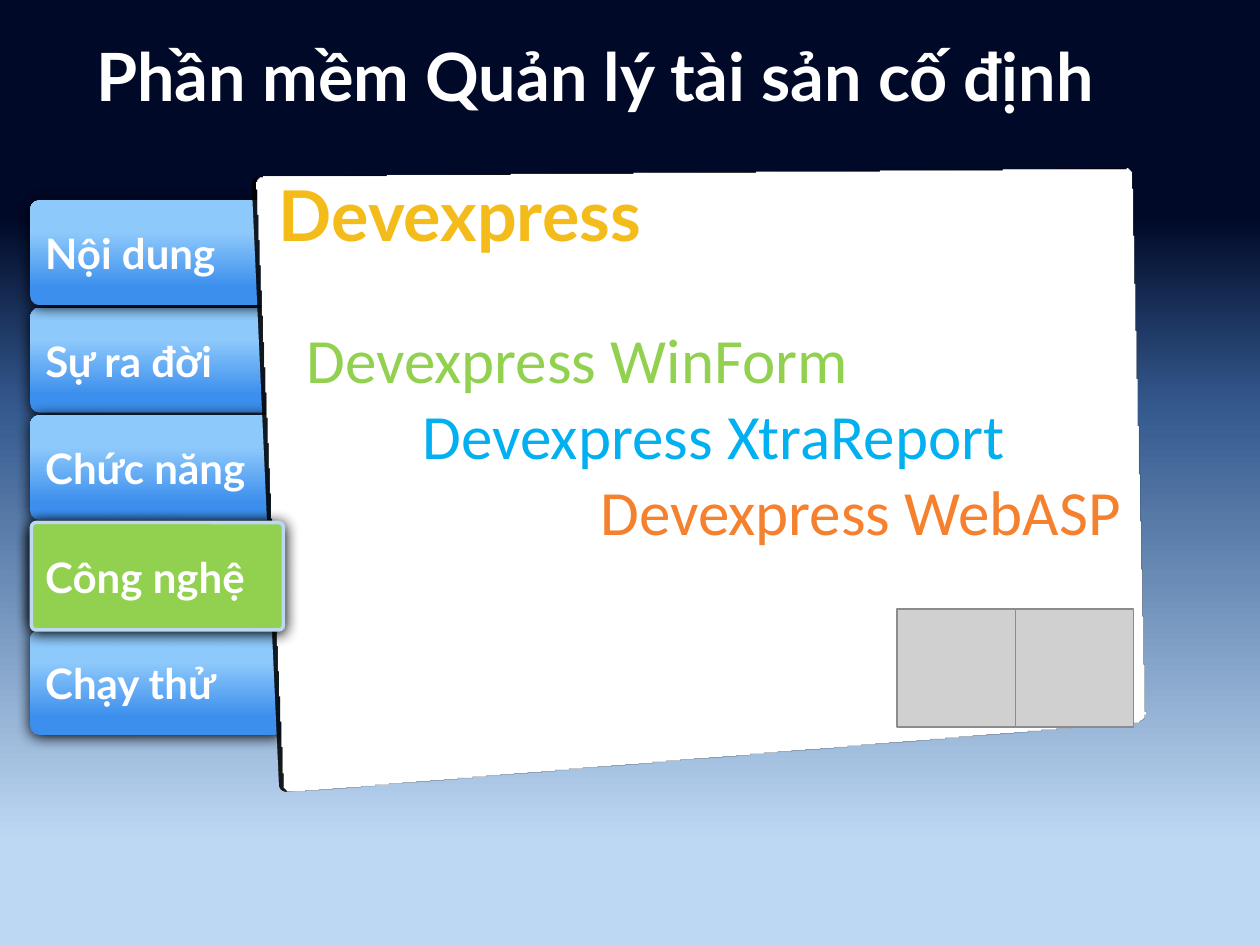
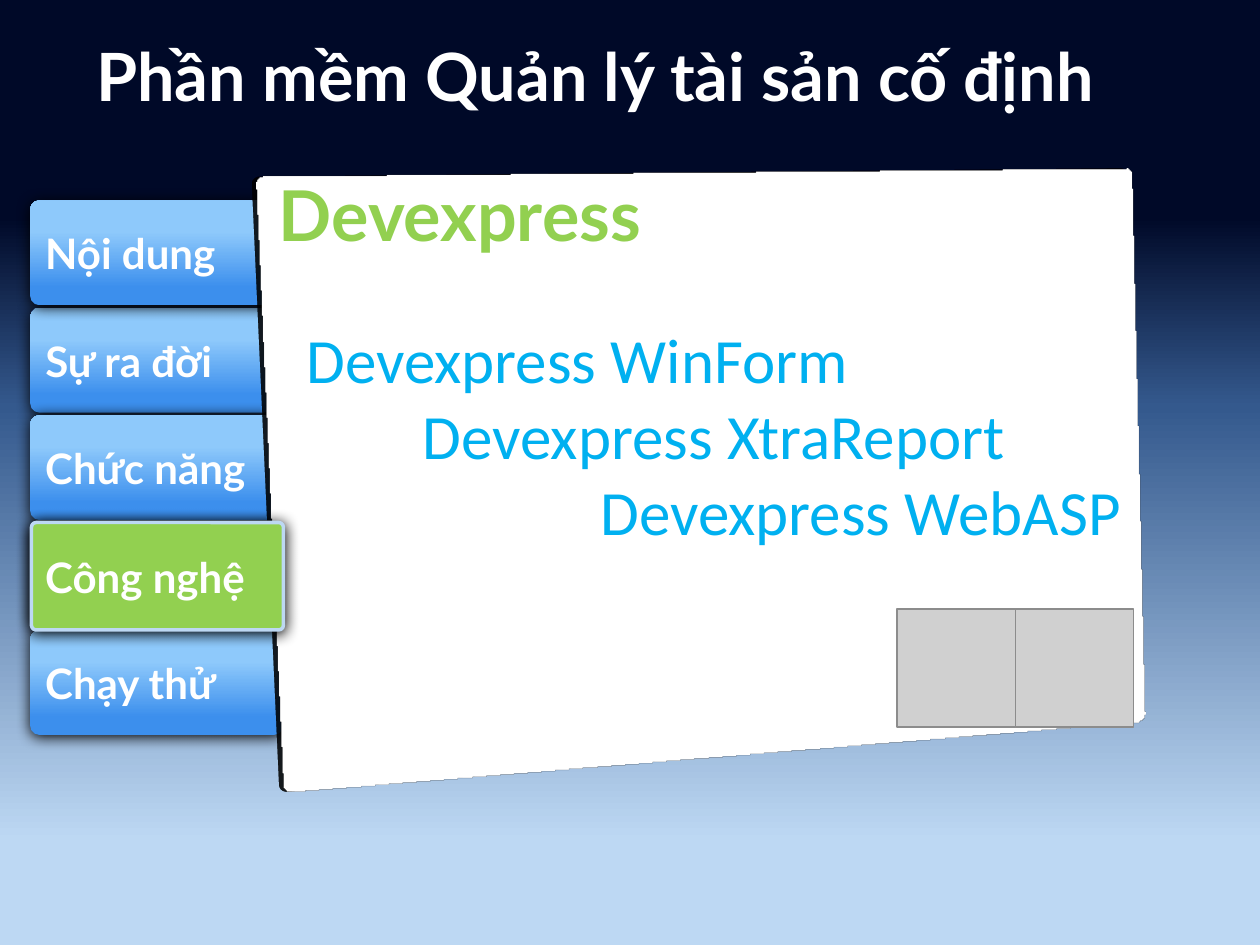
Before and after one commit to tuanhud/QuanLyTaiSan, a slide deck: slide 12 of _BaoCao/Báo cáo Tài sản cố định/Thuyết trình.pptx. Drawn at 1260x945 pixels with LibreOffice and Linux fonts; fonts in the diff are those of the drawing; grey boxes stand for pictures. Boxes give left, top, right and bottom in pixels: in the first picture for what was removed or moved away, otherwise in the second. Text is boxed around its words. In the diff, an @@ line names an element or a change of style, - is before the commit and + after.

```diff
--- a/_BaoCao/Báo cáo Tài sản cố định/Thuyết trình.pptx
+++ b/_BaoCao/Báo cáo Tài sản cố định/Thuyết trình.pptx
@@ text "Devexpress" at (279, 190, 641, 253): text colour #F3BC1B to #92D050 @@
@@ text at (306, 339, 1121, 545): text colour #92D050 to #00B0F0 in "Devexpress WinForm"; text colour #F5802D to #00B0F0 in "Devexpress WebASP" @@
```
Also in this commit, not shown: 11 other slides changed, 1 slide added, 2 other files.
